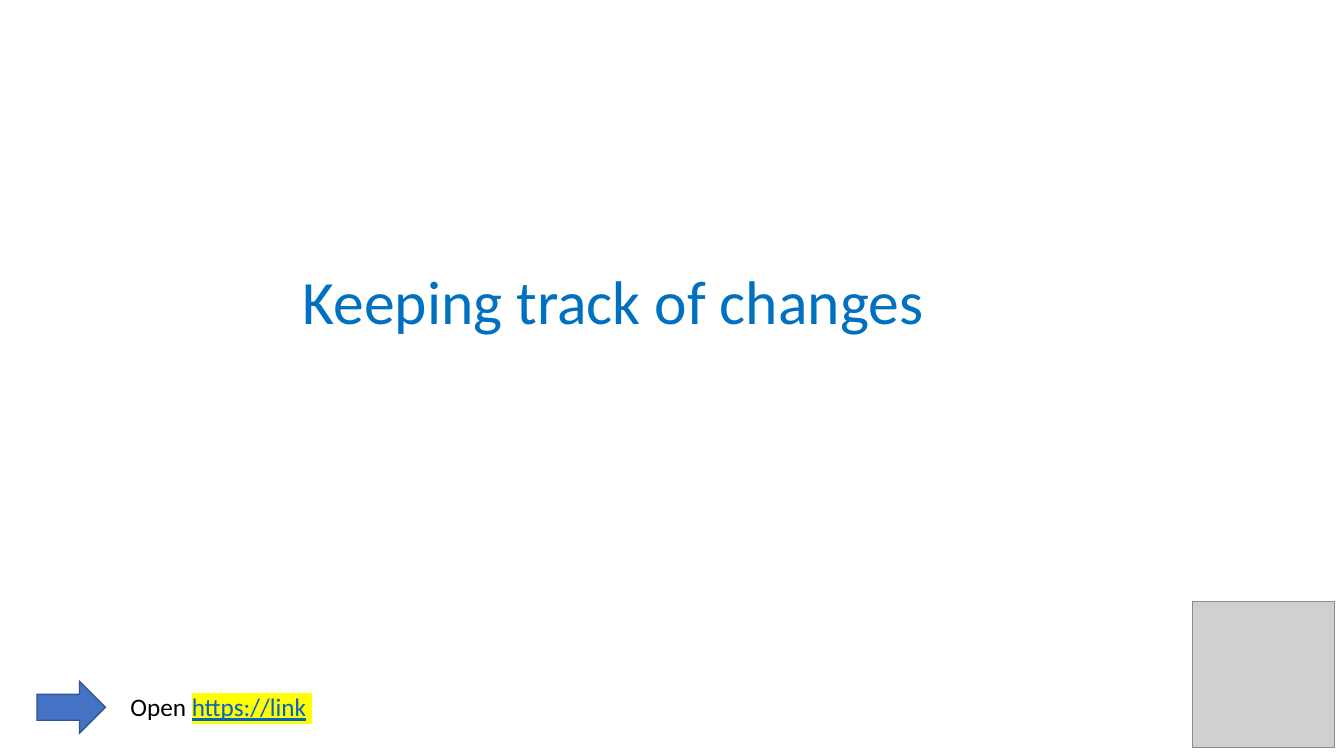
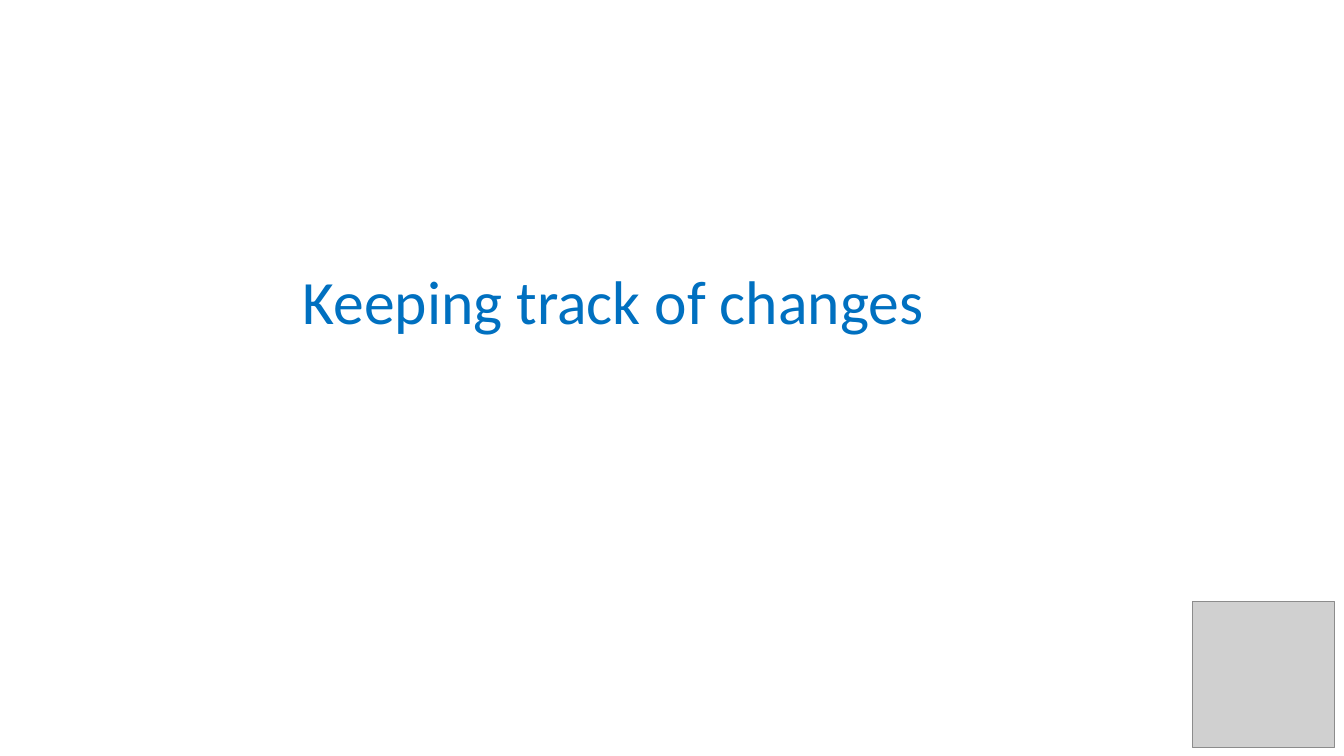
Before and after one commit to carpentries-incubator/fair-bio-practice, a slide deck: slide 1 of instructors/11-Version_Control_BT.pptx. Drawn at 1344x756 pixels with LibreOffice and Linux fonts; fonts in the diff are those of the drawing; grey boxes stand for pictures. Boxes give left, top, right and bottom in pixels: in the first picture for what was removed or moved away, otherwise in the second. Text is boxed around its words. In the diff, an @@ line names an element or a change of style, - is before the commit and + after.

Commit message:
checked for release

```diff
--- a/instructors/11-Version_Control_BT.pptx
+++ b/instructors/11-Version_Control_BT.pptx
@@ down arrow removed at (x1=37, y1=682, x2=105, y2=734) @@
@@ text removed at (x1=130, y1=698, x2=306, y2=721) @@
-Open https://link
```
